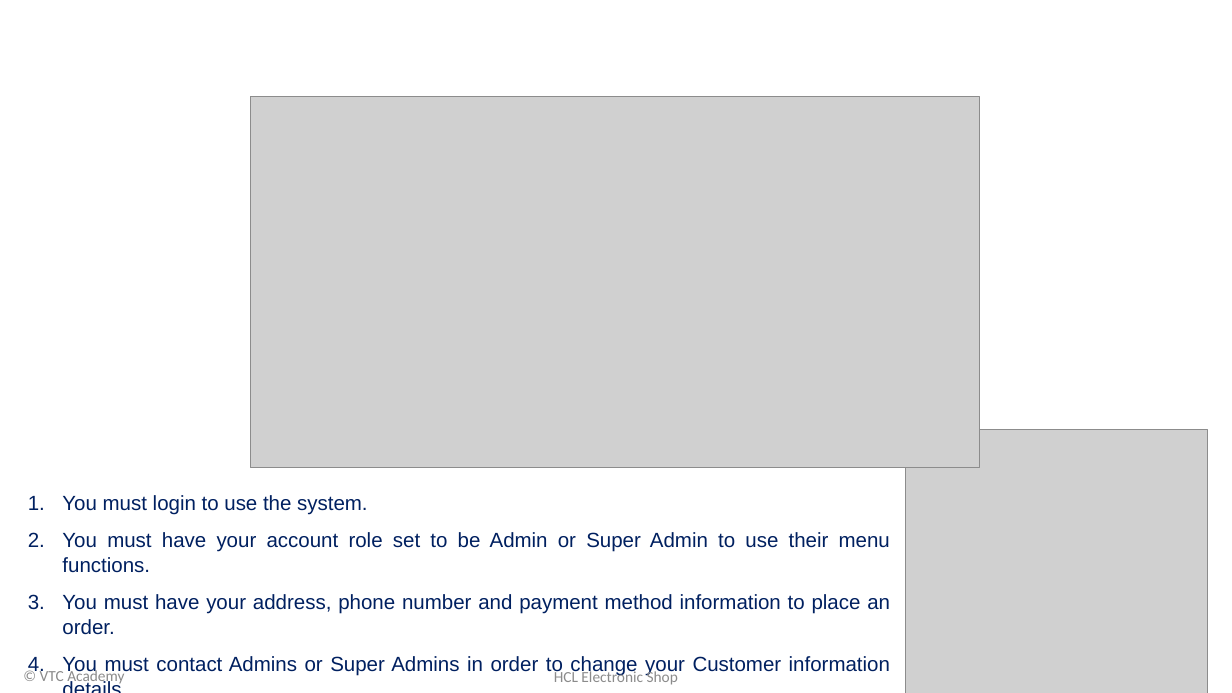
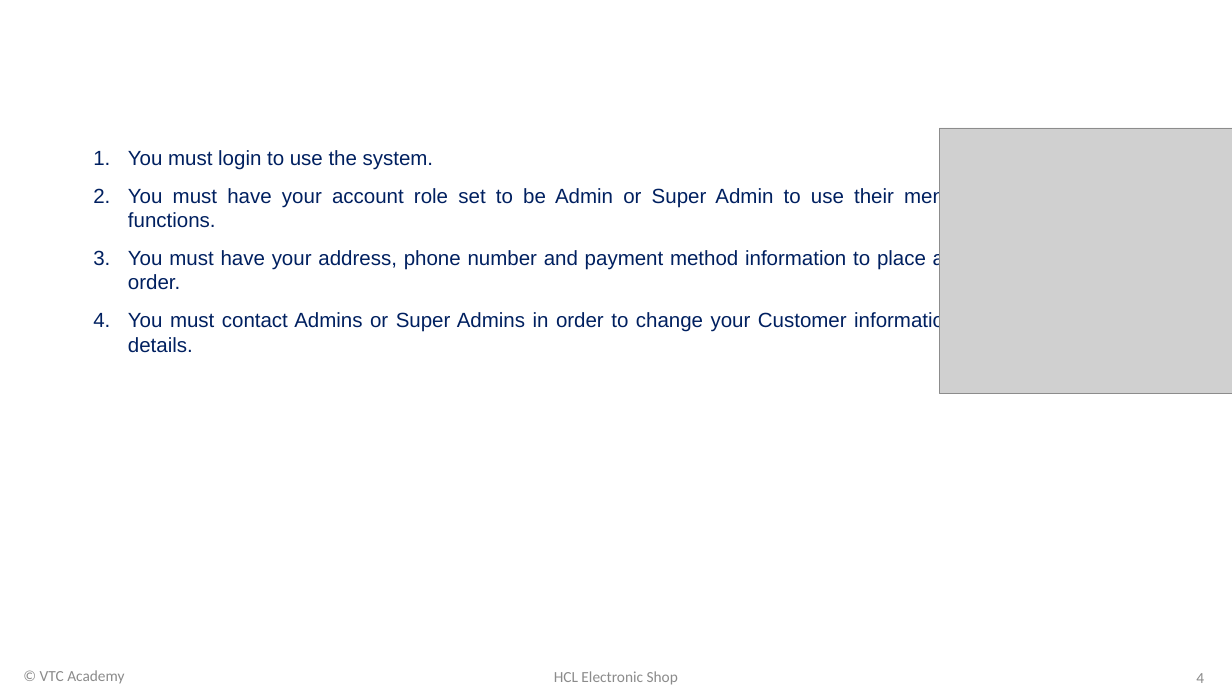
Before and after one commit to KingBoyLong2005/shop, a slide deck: slide 4 of Slide and report/Project Slide HCL final.pptx. Drawn at 1232x693 pixels with LibreOffice and Linux fonts; fonts in the diff are those of the drawing; grey boxes stand for pictures; background and template pictures are left out. Boxes give left, top, right and bottom in pixels: in the first picture for what was removed or moved away, otherwise in the second. Text is boxed around its words. In the diff, an @@ line names an element or a change of style, - is before the commit and + after.

```diff
--- a/Slide and report/Project Slide HCL final.pptx
+++ b/Slide and report/Project Slide HCL final.pptx
@@ picture removed at (250,97,980,469) @@
@@ text "You must login to use ..." rewrapped from (62,495,890,676) to (128,150,956,353) @@
@@ picture: place and size @@
-picture at (906,430,1208,693)
+picture at (940,128,1232,395)
```
Also in this commit, not shown: 3 other slides changed, 30 other files.
